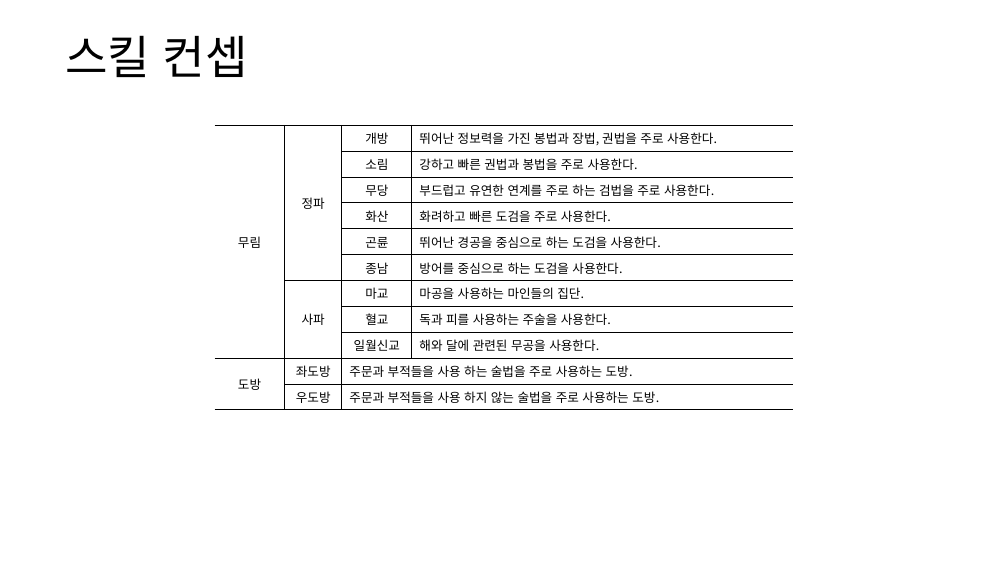
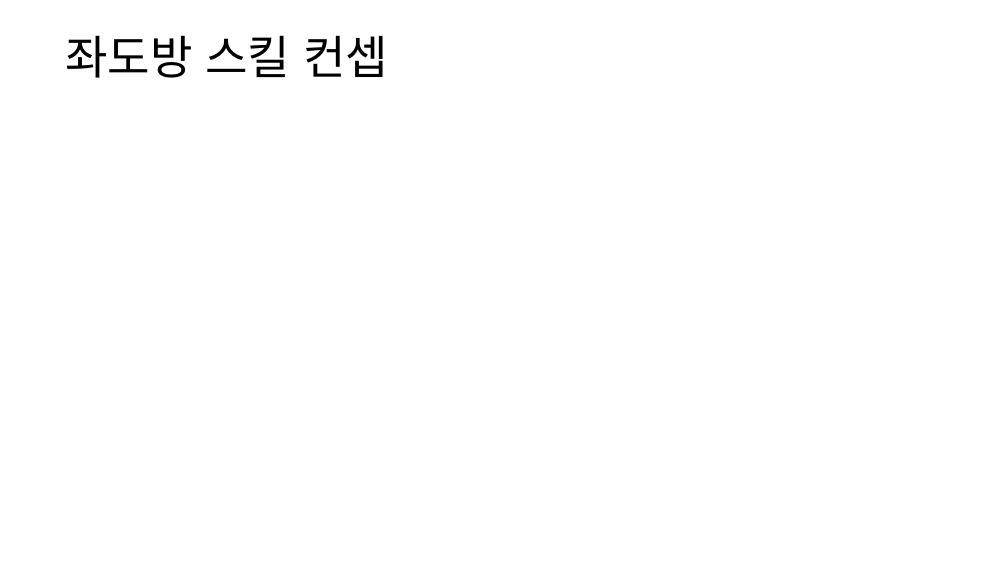
Before and after one commit to yjk0401/unityenginebasic_9th, a slide deck: slide 16 of 기획/방랑엽사전/스킬 기획서.pptx (slide 5 before the commit). Drawn at 1008x567 pixels with LibreOffice and Linux fonts; fonts in the diff are those of the drawing. Boxes give left, top, right and bottom in pixels: in the first picture for what was removed or moved away, otherwise in the second. Text is boxed around its words. In the diff, an @@ line names an element or a change of style, - is before the commit and + after.

```diff
--- a/기획/방랑엽사전/스킬 기획서.pptx
+++ b/기획/방랑엽사전/스킬 기획서.pptx
@@ text at [65,35,388,78]: text changed @@
-스킬 컨셉
+좌도방 스킬 컨셉
@@ table removed at [215,126,794,407], 11 rows, 4 columns @@
-무림 | 정파 | 개방 | 뛰어난 정보력을 가진 봉법과 장법, 권법을 주로 사용한다.
- |  | 소림 | 강하고 빠른 권법과 봉법을 주로 사용한다.
- |  | 무당 | 부드럽고 유연한 연계를 주로 하는 검법을 주로 사용한다.
- |  | 화산 | 화려하고 빠른 도검을 주로 사용한다.
- |  | 곤륜 | 뛰어난 경공을 중심으로 하는 도검을 사용한다.
- |  | 종남 | 방어를 중심으로 하는 도검을 사용한다.
- | 사파 | 마교 | 마공을 사용하는 마인들의 집단.
- |  | 혈교 | 독과 피를 사용하는 주술을 사용한다.
- |  | 일월신교 | 해와 달에 관련된 무공을 사용한다.
-도방 | 좌도방 | 주문과 부적들을 사용 하는 술법을 주로 사용하는 도방. | 
- | 우도방 | 주문과 부적들을 사용 하지 않는 술법을 주로 사용하는 도방. | 
```
Also in this commit, not shown: 1 other slide changed, 12 slides added.
